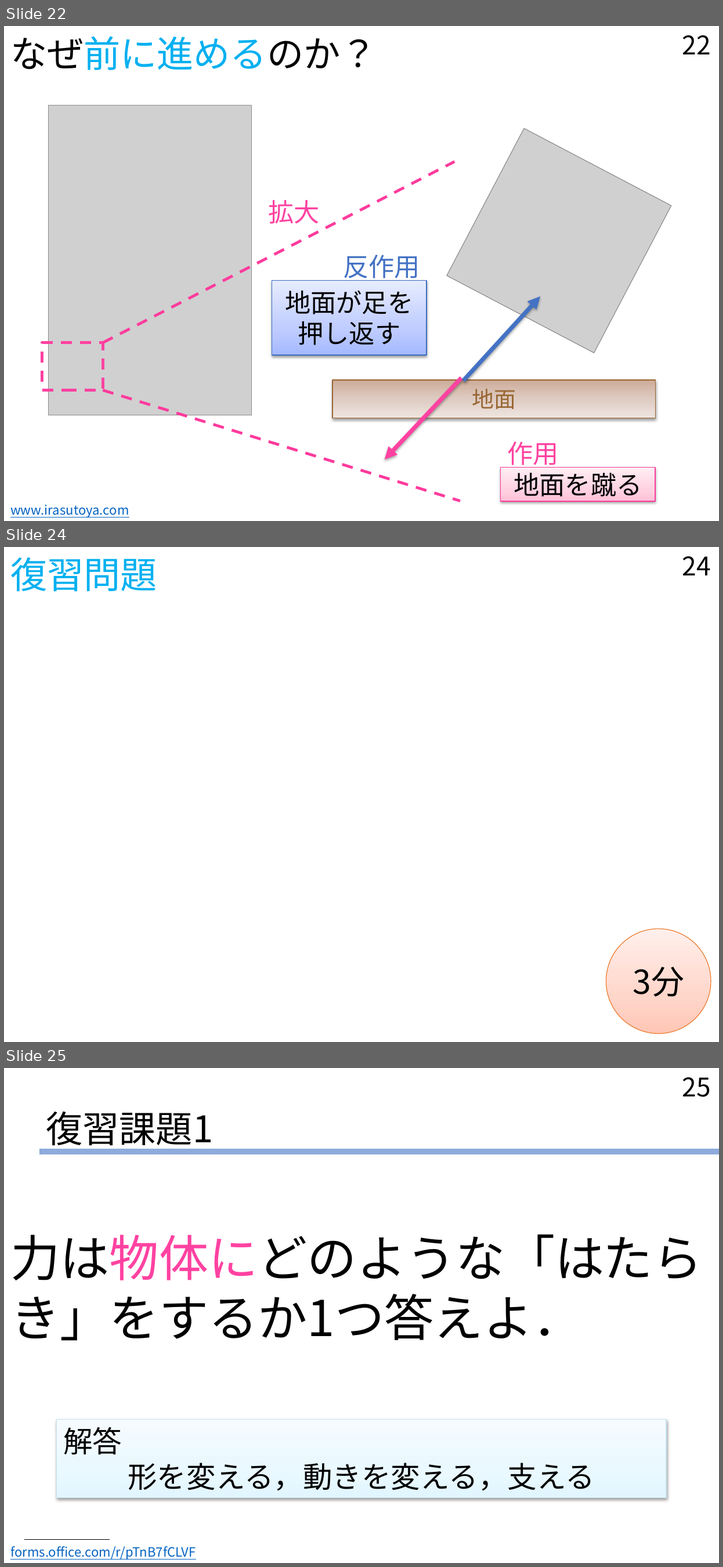
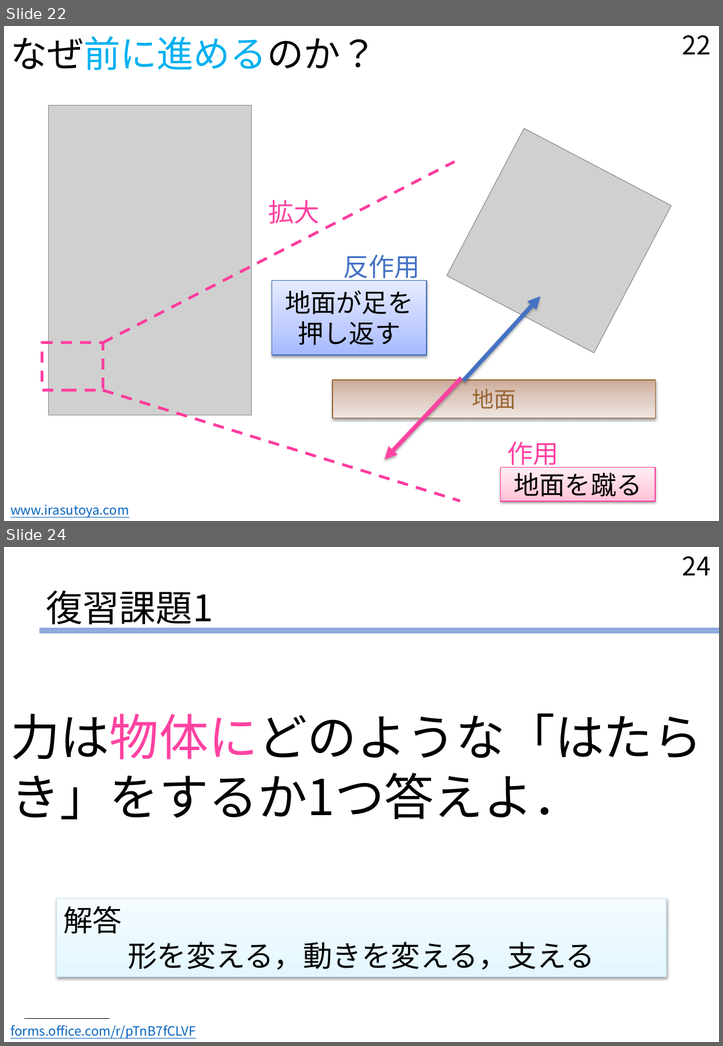
Before and after one commit to Y-teraya/Y-teraya.github.io, a slide deck: EM03/EM03_slide.pptx. Shown one above the other, each under a label of ours: slides 22, 24 and 25 before the commit, slides 22 and 24 after it; the slides between them are not shown. The pictures are 723x1567 and 723x1046 pixels, drawn with LibreOffice and Linux fonts; fonts in the diff are those of the drawing; grey boxes stand for pictures; background and template pictures are left out. Boxes give left, top, right and bottom in pixels: in the first picture for what was removed or moved away, otherwise in the second. Text is boxed around its words. In the diff, an @@ line names an element or a change of style, - is before the commit and + after.

```diff
--- a/EM03/EM03_slide.pptx
+++ b/EM03/EM03_slide.pptx
@@ slide 24 removed at (x1=4, y1=547, x2=719, y2=1042), background picture (left out) @@
@@ title removed at (x1=10, y1=557, x2=157, y2=592) @@
-復習問題
@@ page number removed at (x1=682, y1=556, x2=710, y2=575) @@
-24
@@ ellipse removed at (x1=605, y1=929, x2=710, y2=1033) @@
-3分
@@ what was slide 25 is now slide 24 @@
@@ page number at (x1=682, y1=556, x2=710, y2=575): text changed @@
-25
+24
```
Also in this commit, not shown: 4 slides changed, 1 slide added, 3 other files.
